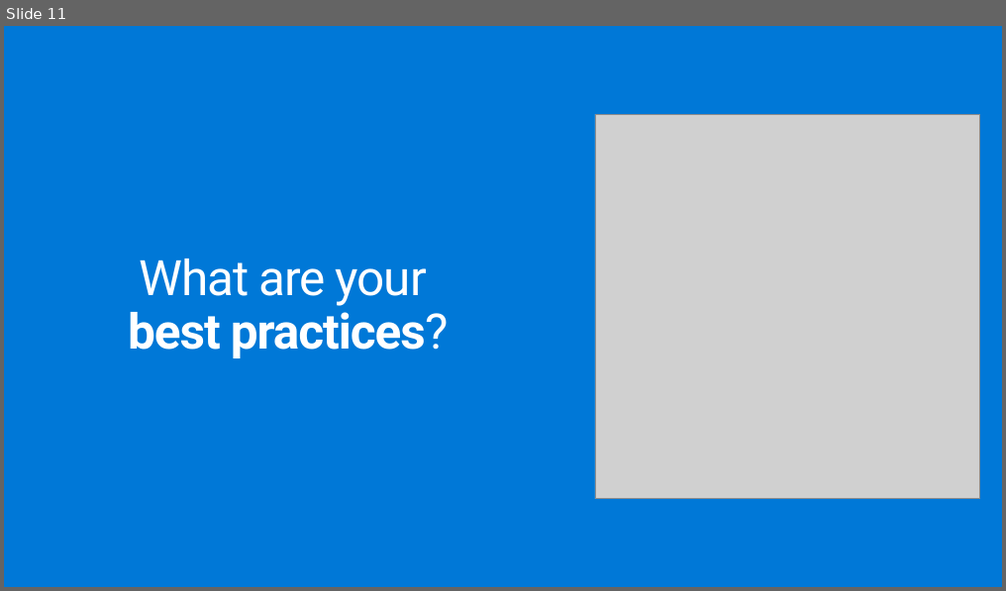
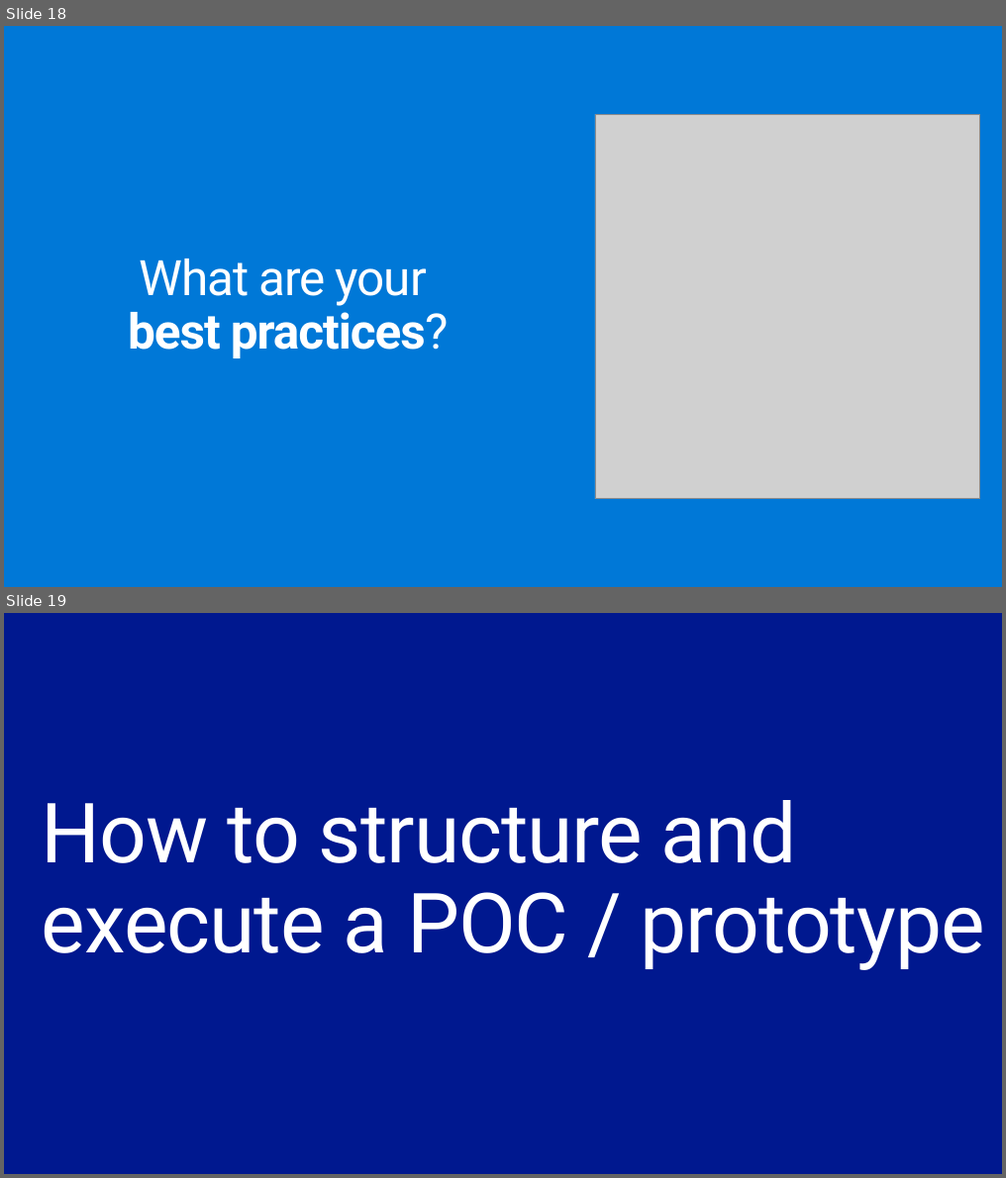
Before and after one commit to solliancenet/ica-wbs, a slide deck: Financial service modernization workshop/mastering-the-ads-deck.pptx. Shown one above the other, each under a label of ours: slide 11 before the commit, slides 18 and 19 after it. The pictures are 1006x591 and 1006x1178 pixels, drawn with LibreOffice and Linux fonts; fonts in the diff are those of the drawing; grey boxes stand for pictures. Boxes give left, top, right and bottom in pixels: in the first picture for what was removed or moved away, otherwise in the second. Text is boxed around its words. In the diff, an @@ line names an element or a change of style, - is before the commit and + after.

```diff
--- a/Financial service modernization workshop/mastering-the-ads-deck.pptx
+++ b/Financial service modernization workshop/mastering-the-ads-deck.pptx
@@ slide 19 added at (4,613,1002,1174), background #00188F @@
@@ title added at (42,800,985,970), 80 pt, text #FFFFFF @@
+How to structure and execute a POC / prototype
@@ what was slide 11 is now slide 18 @@
```
Also in this commit, not shown: 1 slide changed, 11 other slides added.
